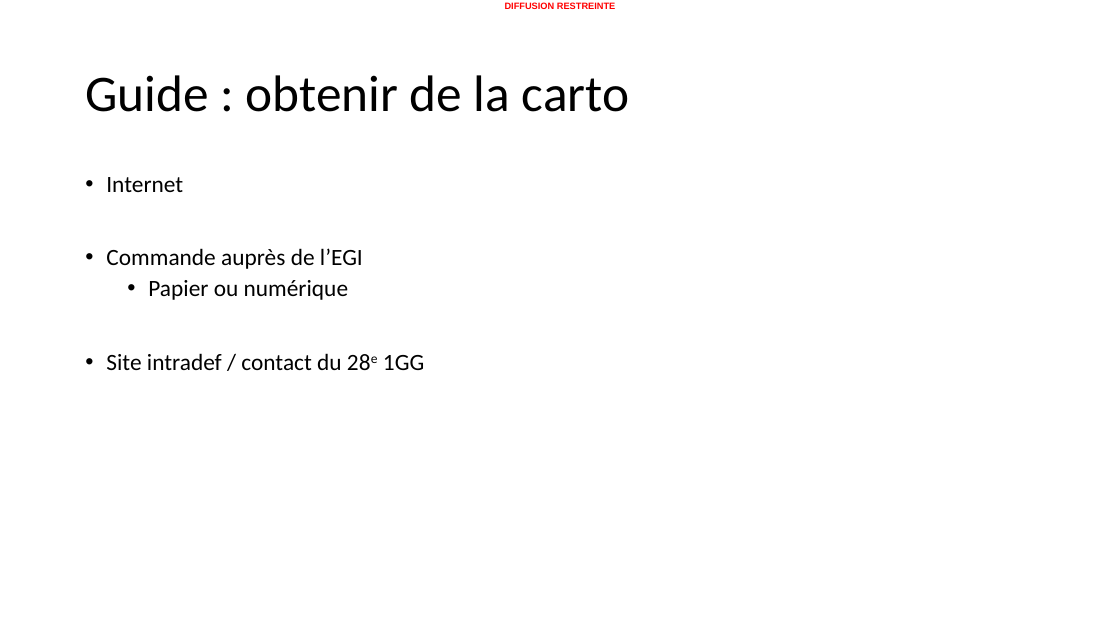
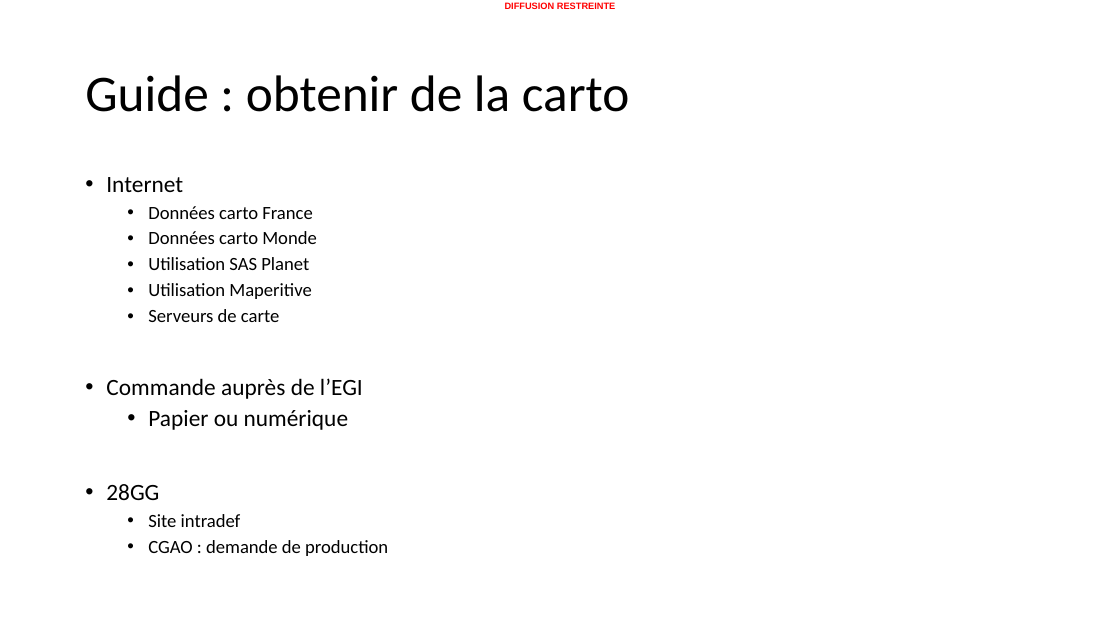
Before and after one commit to 20100dbg/OutilsGeo, a slide deck: slide 2 of cours/Guide - obtenir des cartes.pptx. Drawn at 1120x630 pixels with LibreOffice and Linux fonts; fonts in the diff are those of the drawing; background and template pictures are left out. Boxes give left, top, right and bottom in pixels: in the first picture for what was removed or moved away, otherwise in the second. Text is boxed around its words. In the diff, an @@ line names an element or a change of style, - is before the commit and + after.

Commit message:
MAJ cours et guide

```diff
--- a/cours/Guide - obtenir des cartes.pptx
+++ b/cours/Guide - obtenir des cartes.pptx
@@ text at [148, 206, 317, 322]: paragraphs added @@
+  • Données carto France
+  • Données carto Monde
+  • Utilisation SAS Planet
+  • Utilisation Maperitive
+  • Serveurs de carte
@@ text at [106, 484, 388, 556]: text changed; size 20 to 16 pt @@
-• Site intradef / contact du 28e 1GG
+• 28GG
+  • Site intradef
+  • CGAO : demande de production
```
Also in this commit, not shown: 7 other slides changed, 10 slides added, 6 slides removed, 1 other file.
